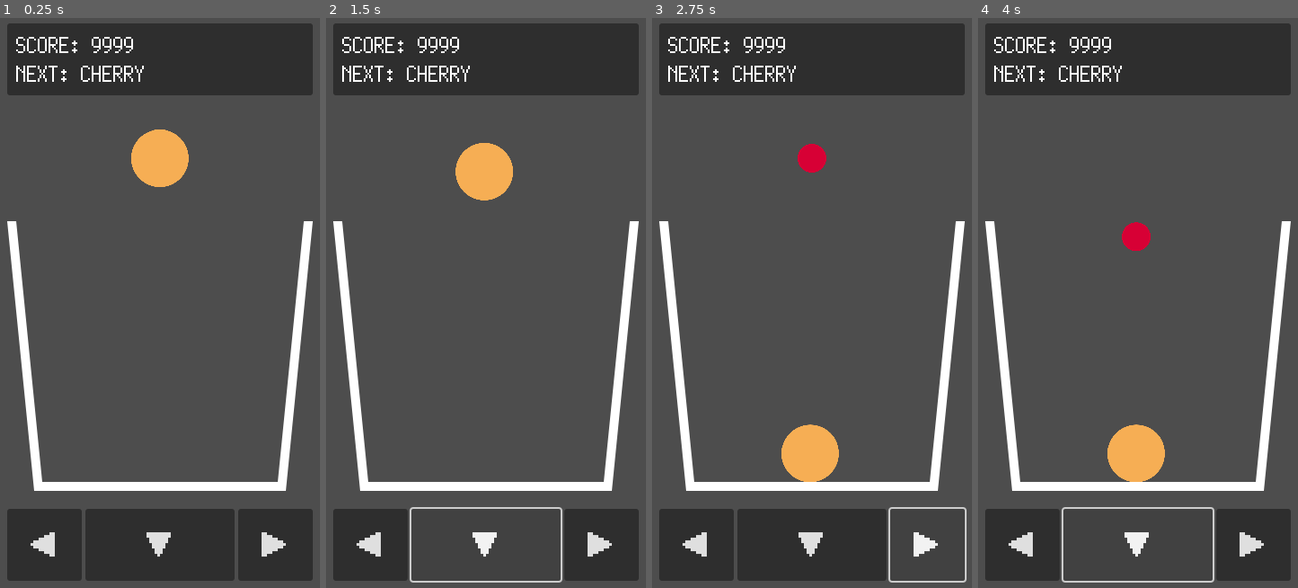
Above: before the commit, frames 1-4 (left to right).
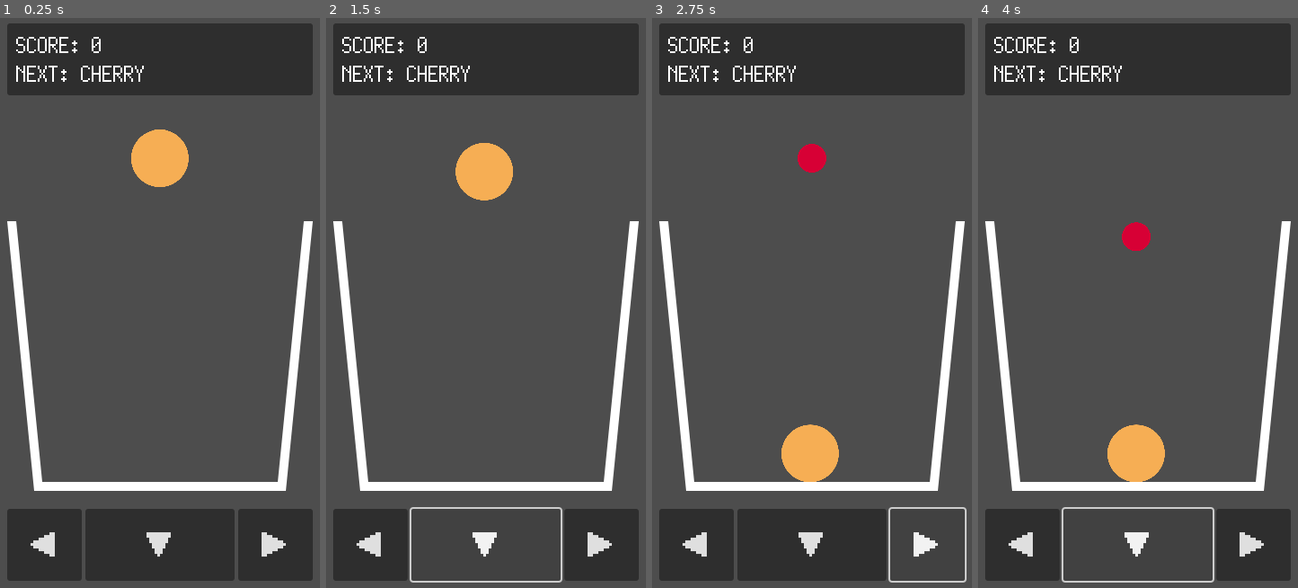
Above: after the commit, the same moments.

Repository: kamikoloss/fruits-puzzle
Game: Godot game, scene res://scenes/main.tscn
Same seed, same stepped clock (60 frames per second), same inputs: the game is played once before the commit and once after it.
Inputs:
- Up to frame 1 (0.25 s): no input
- Up to frame 2 (1.5 s): click "◀" at 0.5 s; click "▼" at 1.25 s
- Up to frame 3 (2.75 s): click "▶" at 2 s
- Up to frame 4 (4 s): click "◀" at 2.75 s; click "▼" at 3.5 s

The runs differ from the first frame. In frame 1, 0.1% of the frame differs, in the area x 28-42%, y 3-7%; in frame 2, 0.1%; in frame 3, 0.1%; in frame 4, 0.1%.

Commit message:
スコアが増えるようにした

Diff:
--- a/scenes/fruit.gd
+++ b/scenes/fruit.gd
@@ -10,9 +10,9 @@
 
 # 初期化
 # add_child() より前に呼ぶこと
-func initialize(id, type):
-	self.id = id
-	self.type = type
+func setup(_id, _type):
+	id = _id
+	type = _type
 	_data = Global.FRUIT_DATA[type]
 	add_to_group("Fruit")
 
@@ -25,7 +25,7 @@
 
 
 func _on_rigid_body_2d_body_entered(body):
-	_conbine_fruit(body)
+	_conbine_fruits(body)
 
 
 # 種類を元に自身の大きさを適用する
@@ -33,7 +33,7 @@
 	var _new_scale = float(_data["scale"]) / 256
 	scale = Vector2(_new_scale, _new_scale)
 
-	# 自身のスケールを子ノードに適用する (最後に戻す)
+	# 自身のスケールを子ノードに適用する
 	# ref. https://github.com/godotengine/godot/issues/5734
 	get_node("RigidBody2D/Circle").scale *= scale
 	get_node("RigidBody2D/CollisionShape2D").scale *= scale
@@ -46,7 +46,7 @@
 
 
 # 同じ種類のフルーツを合体させる
-func _conbine_fruit(body):
+func _conbine_fruits(body):
 	var _other_fruit = body.get_node("../")
 
 	# 衝突相手がフルーツではない場合: 何もしない
@@ -61,13 +61,13 @@
 	# 衝突相手が同じ種類のフルーツで自分が古い場合: 合体処理を行う
 
 	# スコアを加算する
-	#Global.score += _data["score"]
+	Global.score += _data["score"]
 
-	# 衝突相手と自分合体したフルーツを新しく生成する
-	var _convined_fruit = FRUIT_SCENE.instantiate()
-	_convined_fruit.initialize(id, type + 1)
-	_convined_fruit.global_position = global_position.lerp(_other_fruit.global_position, 0.5)
-	get_tree().root.get_node("Main/Fruits").add_child(_convined_fruit)
+	# 自分の一段階上のフルーツを新しく生成する
+	var _conbined_fruit = FRUIT_SCENE.instantiate()
+	_conbined_fruit.setup(id, type + 1)
+	_conbined_fruit.global_position = global_position.lerp(_other_fruit.global_position, 0.5)
+	get_tree().root.get_node("Main/Fruits").add_child(_conbined_fruit)
 	print("Fruits are conbined. (id: {id1}, {id2})".format({"id1": _other_fruit.id, "id2": id}))
 
 	# 衝突相手と自分を破棄する
--- a/scenes/game.gd
+++ b/scenes/game.gd
@@ -13,10 +13,16 @@
 const FRUIT_MOVE_SPEED = 1.0 # px/frame
 const FRUIT_DELAY_SECOND = 1.0
 
+
 # 現在/次のフルーツ
 var _current_fruit = null
 var _next_fruit = null
 var _current_fruit_id = 0
+
+# UI
+var _text_score = null
+var _text_next = null
+
 # ボタンの状態
 var _is_button_left_down = false
 var _is_button_right_down = false
@@ -24,6 +30,14 @@
 
 # Called when the node enters the scene tree for the first time.
 func _ready():
+	# Signals
+	Global.score_changed.connect(_on_score_changed)
+
+	# UI
+	_text_score = $"../UI/CanvasLayer/VBoxContainer/Header/MarginContainer/Scores/TextScore"
+	_text_next = $"../UI/CanvasLayer/VBoxContainer/Header/MarginContainer/Scores/TextNext"
+	_text_score.text = "SCORE: {0}".format([0])
+
 	_create_new_fruit()
 
 
@@ -54,11 +68,18 @@
 
 	# 現在のフルーツを落とす
 	_drop_fruit()
+
 	# フルーツが落ちるまで少し待つ
 	# TODO: フルーツが落ちたタイミングを判定する
 	await get_tree().create_timer(FRUIT_DELAY_SECOND).timeout
+
 	# 次のフルーツを作成する
 	_create_new_fruit()
+
+
+# スコア変更時の処理
+func _on_score_changed(score):
+	_text_score.text = "SCORE: {0}".format([score])
 
 
 # 新しいフルーツを生成する
@@ -67,12 +88,12 @@
 	_current_fruit = FRUIT_SCENE.instantiate()
 
 	var _new_type = FRUIT_DEFAULT_TYPES[randi() % FRUIT_DEFAULT_TYPES.size()]
-	_current_fruit.initialize(_current_fruit_id, _new_type)
+	#_text_next.text = "NEXT: {0}.format(_new_type)"
+
+	_current_fruit.setup(_current_fruit_id, _new_type)
 	_current_fruit_id += 1
-
 	_current_fruit.global_position = FRUIT_DEFAULT_POSITION
 	_current_fruit.get_node("RigidBody2D").freeze = true
-
 	get_tree().root.get_node("Main/Fruits").add_child(_current_fruit)
 
 
--- a/scenes/global.gd
+++ b/scenes/global.gd
@@ -1,3 +1,10 @@
+extends Node
+
+
+signal state_changed
+signal score_changed
+
+
 # フルーツの種類
 enum FruitType {
 	NONE,
@@ -13,6 +20,7 @@
 	MELON,
 	WATERMELON,
 }
+
 
 # フルーツのデータ (名前, 点数, 大きさ, 色)
 # ref. https://www.colordic.org/y
@@ -30,6 +38,15 @@
 	FruitType.WATERMELON: { "name": "WATERMELON", "score": 1024, "scale": 176, "color": "#417038" },
 }
 
-# グローバル変数
+
+# ゲームの状態
 var state = 0
-var score = 0
+
+# スコア
+var score = 0:
+	get:
+		return score
+	set(value):
+		score = value
+		score_changed.emit(value)
+		print("Score is changed. ({0})".format([value]))
